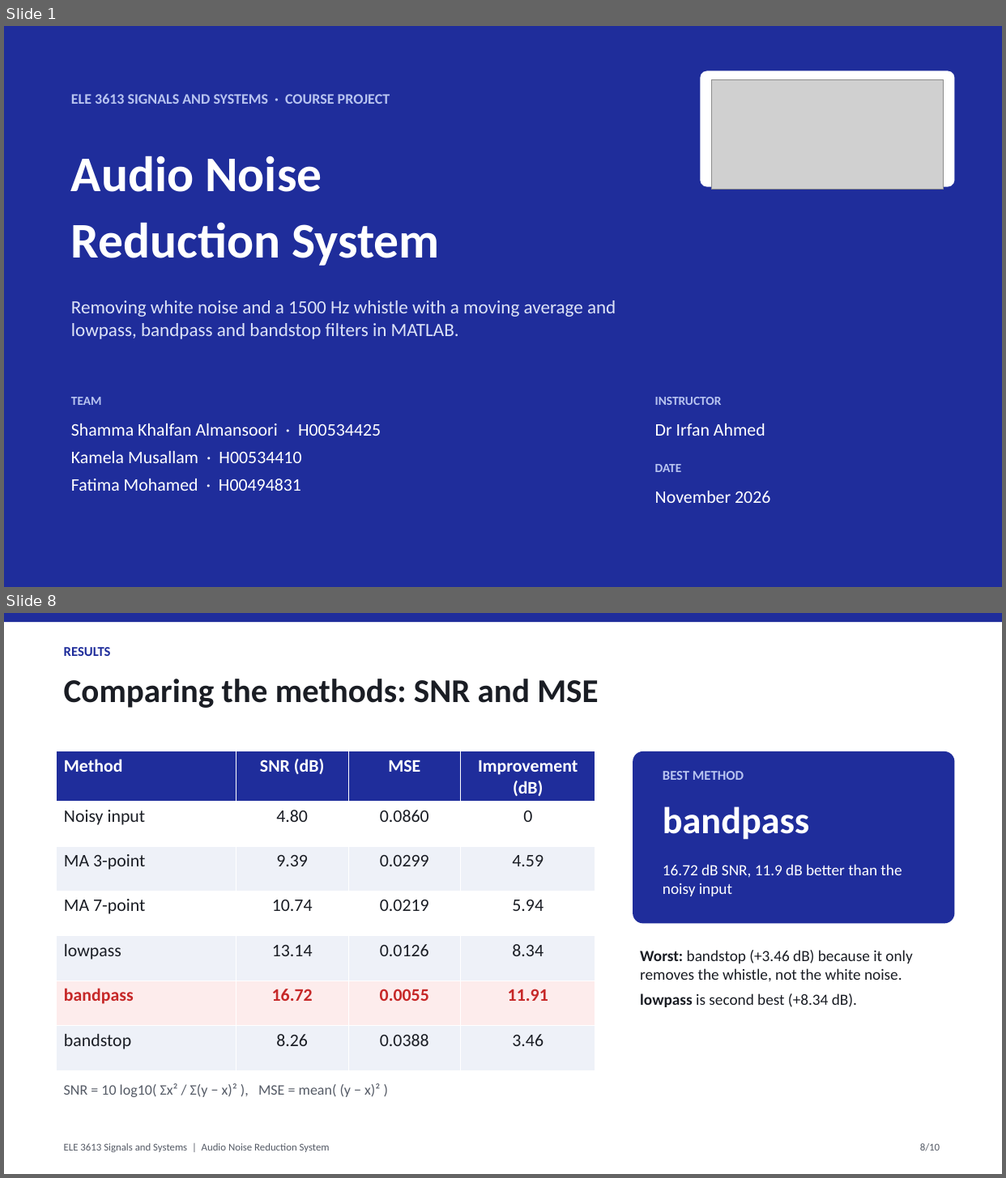
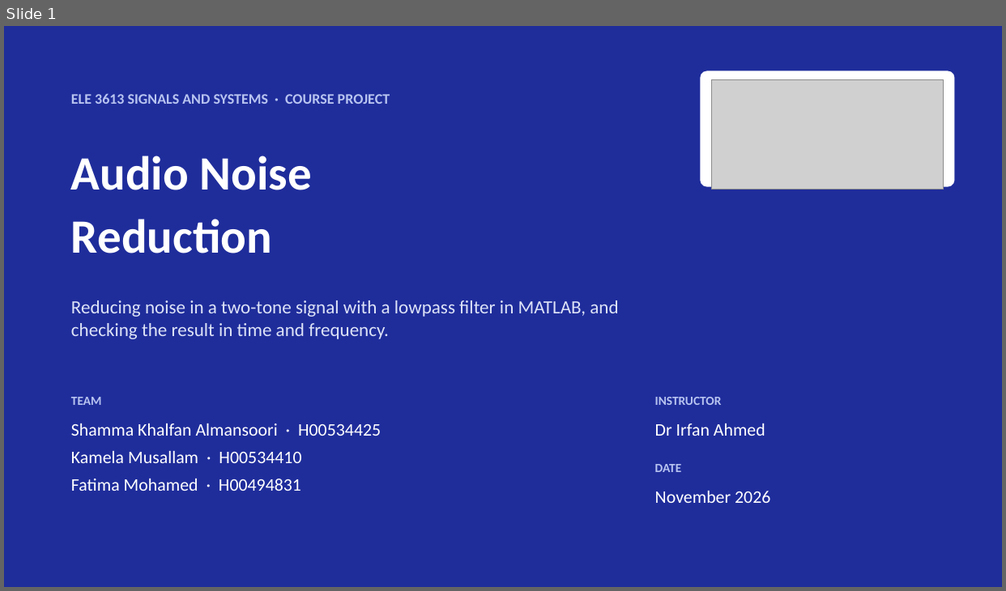
Before and after one commit to sshammaalman-art/Signal-project, a slide deck: AudioNoiseReduction_Presentation.pptx. Shown one above the other, each under a label of ours: slides 1 and 8 before the commit, slide 1 after it; the slides between them are not shown. The pictures are 1006x1178 and 1006x591 pixels, drawn with LibreOffice and Linux fonts; fonts in the diff are those of the drawing; grey boxes stand for pictures. Boxes give left, top, right and bottom in pixels: in the first picture for what was removed or moved away, otherwise in the second. Text is boxed around its words. In the diff, an @@ line names an element or a change of style, - is before the commit and + after.

```diff
--- a/AudioNoiseReduction_Presentation.pptx
+++ b/AudioNoiseReduction_Presentation.pptx
@@ slide 8 removed at [4, 613, 1002, 1174], background #FFFFFF @@
@@ rectangle removed at [4, 613, 1002, 622] @@
@@ text removed at [64, 647, 111, 656] @@
-RESULTS
@@ text removed at [64, 679, 598, 708] @@
-Comparing the methods: SNR and MSE
@@ table removed at [57, 752, 595, 1066], 7 rows, 4 columns @@
-Method | SNR (dB) | MSE | Improvement (dB)
-Noisy input | 4.80 | 0.0860 | 0
-MA 3-point | 9.39 | 0.0299 | 4.59
-MA 7-point | 10.74 | 0.0219 | 5.94
-lowpass | 13.14 | 0.0126 | 8.34
-bandpass | 16.72 | 0.0055 | 11.91
-bandstop | 8.26 | 0.0388 | 3.46
@@ rounded rectangle removed at [633, 752, 955, 924] @@
@@ text removed at [663, 771, 744, 780] @@
-BEST METHOD
@@ text removed at [663, 807, 809, 840] @@
-bandpass
@@ text removed at [663, 864, 901, 897] @@
-16.72 dB SNR, 11.9 dB better than the noisy input
@@ text removed at [640, 950, 912, 1007] @@
-Worst: bandstop (+3.46 dB) because it only removes the whistle, not the white noise.
-lowpass is second best (+8.34 dB).
@@ text removed at [64, 1084, 380, 1097] @@
-SNR = 10 log10( Σx² / Σ(y − x)² ), MSE = mean( (y − x)² )
@@ text removed at [64, 1144, 330, 1152] @@
-ELE 3613 Signals and Systems | Audio Noise Reduction System
@@ text removed at [920, 1144, 940, 1152] @@
-8/10
@@ slide 1 changed as well @@
@@ text at [71, 156, 312, 190]: size 48 to 46 pt in "Audio Noise" @@
@@ text at [71, 219, 272, 254]: text changed; size 48 to 46 pt @@
-Reduction System
+Reduction
@@ text at [71, 301, 618, 339]: text changed @@
-Removing white noise and a 1500 Hz whistle with a moving average and lowpass, bandpass and bandstop filters in MATLAB.
+Reducing noise in a two-tone signal with a lowpass filter in MATLAB, and checking the result in time and frequency.
```
Also in this commit, not shown: 1 other slide changed, 6 slides added, 7 other slides removed, 26 other files.
